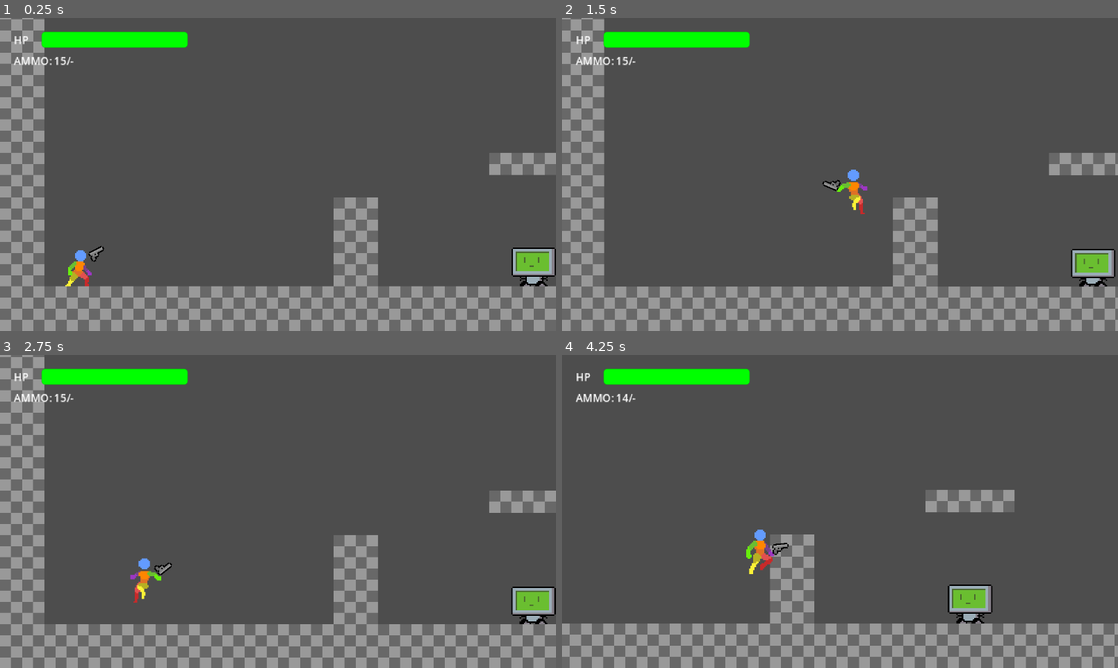
Above: before the commit, frames 1-4 (two rows, left to right).
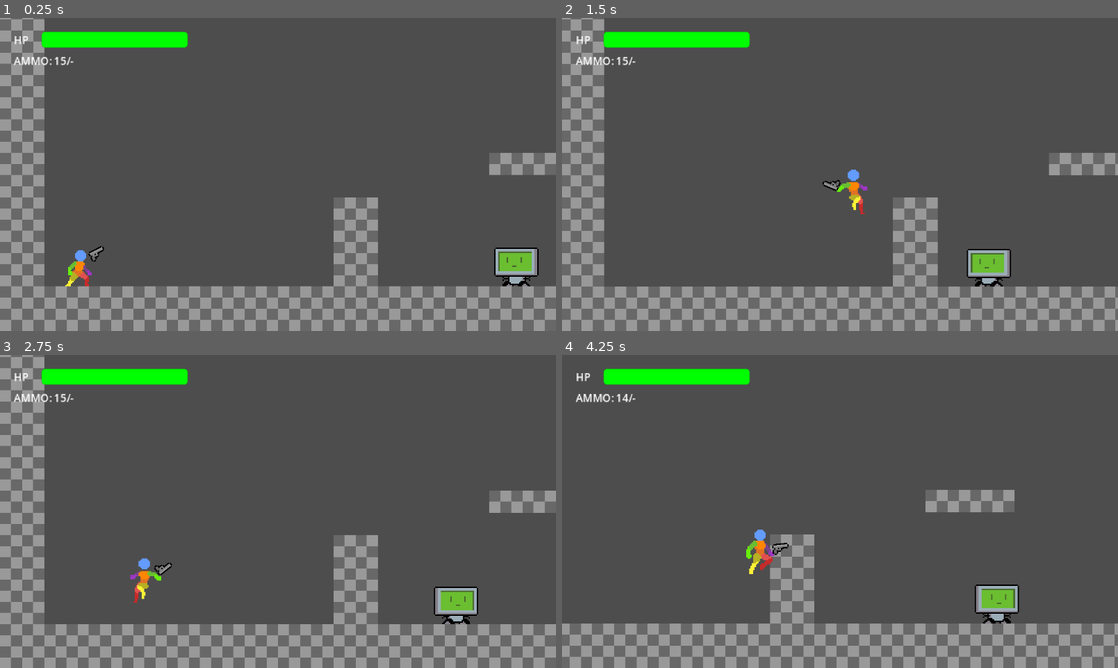
Above: after the commit, the same moments.

Repository: dragontheminerz45/trigger-chaos-zero
Game: Godot game, scene res://Worlds/world.tscn
Two runs of this game, one before a commit and one after it. Both use one fixed random seed, a clock stepped at 60 frames per second and the inputs below. The engine's default icon, where the game draws it, is replaced by a stand-in: a white triangle on a blue panel in a dark square.
Inputs (mouse positions are in pixels of both pictures, inside the frame that each line leads up to):
- Up to frame 1 (0.25 s): no input
- Up to frame 2 (1.5 s): move the mouse to (962, 158) at 0.52 s; hold D (right) from 0.53 s (still down); tap Shift (dash) at 0.6 s; tap Space (jump) at 0.77, 0.8, 1.07, 1.35 s; move the mouse to (728, 190) at 1.27 s
- Up to frame 3 (2.75 s): tap Space (jump) at 1.52, 1.82, 2.3 s; tap Shift (dash) at 1.55, 2.1 s; move the mouse to (333, 442) at 2.02 s; release D (right) at 2.03 s; hold A (left) from 2.03 s (still down)
- Up to frame 4 (4.25 s): move the mouse to (812, 574) at 2.77 s; release A (left) at 2.78 s; hold D (right) from 2.78 s (still down); click (812, 574) at 2.85 s; tap Space (jump) at 3.02, 3.32, 3.77, 3.8, 4.07 s; tap Shift (dash) at 3.05, 3.6 s; move the mouse to (1006, 558) at 3.52 s; tap R (reload) at 4.15 s

The runs differ from the first frame. In frame 1, 1.0% of the frame differs, in the area x 88-100%, y 73-86%; in frame 2, 1.7%, in the area x 72-100%, y 73-86%; in frame 3, 1.7%; in frame 4, 1.3%.

Commit message:
add some enemy logic

Diff:
--- /dev/null
+++ b/Components/enemy_movement_component.tscn
@@ -0,0 +1,11 @@
+[gd_scene load_steps=2 format=3 uid="uid://cf55dhe4edkff"]
+
+[ext_resource type="Script" uid="uid://tclsbcvfp2x7" path="res://Components/movement_component.gd" id="1_kyslj"]
+
+[node name="MovementComponent" type="Node" node_paths=PackedStringArray("actor", "sprite", "ray_cast_left", "ray_cast_right")]
+script = ExtResource("1_kyslj")
+actor = NodePath("")
+sprite = NodePath("")
+direction = Vector2(-1, 0)
+ray_cast_left = NodePath("")
+ray_cast_right = NodePath("")
--- /dev/null
+++ b/Components/health_component.gd
@@ -0,0 +1,17 @@
+class_name HealthComponent extends Node
+
+@export var max_health: int = 100
+var health: int
+
+signal dead
+signal health_changed(health_points: int)
+
+func _ready() -> void:
+	health = max_health
+
+func take_damage(damage: int) -> void:
+	health -= damage
+	health_changed.emit(health)
+	if health <= 0:
+		emit_signal("dead")
+		get_parent().queue_free()
--- /dev/null
+++ b/Components/health_component.tscn
@@ -0,0 +1,6 @@
+[gd_scene load_steps=2 format=3 uid="uid://byugb6qq4bpqt"]
+
+[ext_resource type="Script" uid="uid://c60q27ppff2dc" path="res://Components/health_component.gd" id="1_c2t11"]
+
+[node name="HealthComponent" type="Node"]
+script = ExtResource("1_c2t11")
--- /dev/null
+++ b/Components/movement_component.gd
@@ -0,0 +1,38 @@
+class_name EnemyMovementComponent extends Node
+
+@export var actor: CharacterBody2D
+@export var sprite: Node2D
+@export var stationary: bool = false
+
+@export var speed: int = 50
+@export var direction: Vector2 = Vector2.ZERO
+
+@export var movement_limit_toggle: bool = false
+@export var movement_limit: Vector2 = Vector2.ZERO
+
+@export var ray_cast_left: RayCast2D
+@export var ray_cast_right: RayCast2D
+@export var ray_cast_top: RayCast2D
+@export var ray_cast_bottom: RayCast2D
+
+var origin: Vector2
+
+func _ready() -> void:
+	origin = actor.position
+
+func _physics_process(delta: float) -> void:
+	if !stationary:
+		if (ray_cast_left and ray_cast_right) and (ray_cast_left.is_colliding() or ray_cast_right.is_colliding()):
+			direction.x *= -1
+		if (ray_cast_top and ray_cast_bottom) and (ray_cast_top.is_colliding() or ray_cast_bottom.is_colliding()):
+			direction.y *= -1
+		if movement_limit_toggle and (movement_limit.x < abs(origin.x - actor.position.x)):
+			direction.x *= -1
+		if movement_limit_toggle and (movement_limit.y < abs(origin.y - actor.position.y)):
+			direction.y *= -1
+
+		sprite.scale.x = sign(-direction.x)
+
+		actor.position.x += direction.x * speed * delta
+		actor.position.y += direction.y * speed * delta
+		actor.move_and_slide()
--- /dev/null
+++ b/Components/player_movement_component.gd
@@ -0,0 +1,84 @@
+class_name PlayerMovementComponent extends Node
+
+@export var actor: CharacterBody2D
+
+@export var max_speed = 120
+@export var acceleration = 1000
+@export var air_acceleration = 2000
+@export var friction = 1000
+@export var air_friction = 500
+@export var up_gravity = 500
+@export var down_gravity = 600
+@export var jump_height = 250
+@export var dash_speed = 300
+
+var dashing = false
+var can_dash = true
+
+@export var dash_timer: Timer
+@export var dash_again_timer: Timer
+@export var animated_sprite_2d: AnimatedSprite2D
+@export var rotation_offset: Node2D
+
+func _physics_process(delta: float) -> void:
+
+	var x_input = Input.get_axis("left", "right")
+
+	if Input.is_action_just_pressed("jump") and actor.is_on_floor():
+		actor.velocity.y = -jump_height
+
+	if Input.is_action_just_pressed("dash") and x_input and can_dash:
+		dashing = true
+		can_dash = false
+		dash_timer.start()
+		dash_again_timer.start()
+
+	if x_input:
+		if dashing:
+			actor.velocity.x = x_input * dash_speed
+		else:
+			accelerate_horizontally(x_input, delta)
+		animated_sprite_2d.scale.x = sign(x_input)
+		if rotation_offset:
+			rotation_offset.find_child("Gun").scale.y = sign(x_input)
+		animated_sprite_2d.play("run")
+	else:
+		apply_friction(delta)
+		animated_sprite_2d.play("idle")
+
+	apply_gravity(delta)
+	if not actor.is_on_floor():
+		if actor.velocity.y < -50:
+			animated_sprite_2d.play("jump_up")
+		elif actor.velocity.y >= -50 and actor.velocity.y <= 50:
+			animated_sprite_2d.play("jump_max")
+		elif actor.velocity.y > 50:
+			animated_sprite_2d.play("jump_down")
+
+	actor.move_and_slide()
+
+	if rotation_offset:
+		rotation_offset.rotation = lerp_angle(rotation_offset.rotation, ( actor.get_global_mouse_position() - actor.global_position).angle(), 10*delta )
+
+func accelerate_horizontally(h_direction: float, delta: float) -> void:
+	var acceleration_amt = acceleration
+	if not actor.is_on_floor(): acceleration_amt = air_acceleration
+	actor.velocity.x = move_toward(actor.velocity.x, max_speed * h_direction, acceleration_amt * delta)
+
+func apply_friction(delta) -> void:
+	var friction_amt = friction
+	if not actor.is_on_floor(): friction_amt = air_friction
+	actor.velocity.x = move_toward(actor.velocity.x, 0.0, friction_amt * delta)
+
+func apply_gravity(delta) -> void:
+	if not actor.is_on_floor():
+		if actor.velocity.y <= 0 :
+			actor.velocity.y += up_gravity * delta
+		else:
+			actor.velocity.y += down_gravity * delta
+
+func _on_dash_timer_timeout() -> void:
+	dashing = false
+
+func _on_dash_again_timer_timeout() -> void:
+	can_dash = true
--- /dev/null
+++ b/Components/player_movement_component.tscn
@@ -0,0 +1,6 @@
+[gd_scene load_steps=2 format=3 uid="uid://cgmeua7bvycdv"]
+
+[ext_resource type="Script" uid="uid://ch86ymx1v6mqe" path="res://Components/player_movement_component.gd" id="1_xwp5r"]
+
+[node name="MovementComponent" type="Node"]
+script = ExtResource("1_xwp5r")
--- a/Scenes/bullet.tscn
+++ b/Scenes/bullet.tscn
@@ -33,7 +33,6 @@
 collision_layer = 0
 collision_mask = 16
 script = ExtResource("3_ycag2")
-damage = 10.0
 metadata/_custom_type_script = "uid://biwl5kl2flbi0"
 
 [node name="CollisionShape2D" type="CollisionShape2D" parent="Hitbox"]
--- a/Scenes/enemy-1.tscn
+++ b/Scenes/enemy-1.tscn
@@ -1,8 +1,9 @@
-[gd_scene load_steps=15 format=3 uid="uid://cglxs22nc8gkl"]
+[gd_scene load_steps=16 format=3 uid="uid://cglxs22nc8gkl"]
 
 [ext_resource type="PackedScene" uid="uid://cunke6kopf13v" path="res://Scenes/enemy.tscn" id="1_lssre"]
 [ext_resource type="Shader" uid="uid://cajlvtynsowby" path="res://Materials/effects_material.gdshader" id="2_wlnc2"]
 [ext_resource type="Texture2D" uid="uid://084qx7s5gcpe" path="res://Sprites/enemy_1.png" id="3_hmo6u"]
+[ext_resource type="PackedScene" uid="uid://cf55dhe4edkff" path="res://Components/enemy_movement_component.tscn" id="4_qp3ye"]
 
 [sub_resource type="ShaderMaterial" id="ShaderMaterial_arec4"]
 resource_local_to_scene = true
@@ -87,3 +88,20 @@
 [node name="CollisionShape2D" parent="Hitbox" index="0"]
 position = Vector2(0, -12.5)
 shape = SubResource("RectangleShape2D_xfaib")
+
+[node name="HealthComponent" parent="." index="5"]
+max_health = 50
+
+[node name="EnemyMovementComponent" parent="." index="6" node_paths=PackedStringArray("actor", "sprite", "ray_cast_left", "ray_cast_right") instance=ExtResource("4_qp3ye")]
+actor = NodePath("..")
+sprite = NodePath("../AnimatedSprite2D")
+ray_cast_left = NodePath("../RayCastLeft")
+ray_cast_right = NodePath("../RayCastRight")
+
+[node name="RayCastLeft" type="RayCast2D" parent="." index="7"]
+position = Vector2(0, -13)
+target_position = Vector2(-16, 0)
+
+[node name="RayCastRight" type="RayCast2D" parent="." index="8"]
+position = Vector2(0, -13)
+target_position = Vector2(16, 0)
--- a/Scenes/enemy-2.tscn
+++ b/Scenes/enemy-2.tscn
@@ -1,7 +1,8 @@
-[gd_scene load_steps=15 format=3 uid="uid://ct8wsqkpd0f7d"]
+[gd_scene load_steps=16 format=3 uid="uid://ct8wsqkpd0f7d"]
 
 [ext_resource type="PackedScene" uid="uid://cunke6kopf13v" path="res://Scenes/enemy.tscn" id="1_pc02i"]
 [ext_resource type="Shader" uid="uid://cajlvtynsowby" path="res://Materials/effects_material.gdshader" id="2_ig5ou"]
+[ext_resource type="PackedScene" uid="uid://cf55dhe4edkff" path="res://Components/enemy_movement_component.tscn" id="4_ig5ou"]
 [ext_resource type="Texture2D" uid="uid://vbtfxqbqhp8w" path="res://Sprites/enemy_2.png" id="4_sup4l"]
 
 [sub_resource type="ShaderMaterial" id="ShaderMaterial_slcnj"]
@@ -87,3 +88,14 @@
 [node name="CollisionShape2D" parent="Hitbox" index="0"]
 position = Vector2(0, -9)
 shape = SubResource("RectangleShape2D_c6koq")
+
+[node name="HealthComponent" parent="." index="5"]
+max_health = 30
+
+[node name="MovementComponent" parent="." index="6" node_paths=PackedStringArray("actor", "sprite") instance=ExtResource("4_ig5ou")]
+actor = NodePath("..")
+sprite = NodePath("../AnimatedSprite2D")
+speed = 100
+direction = Vector2(-1, 0.5)
+movement_limit_toggle = true
+movement_limit = Vector2(100, 25)
--- a/Scenes/enemy-3.tscn
+++ b/Scenes/enemy-3.tscn
@@ -100,3 +100,6 @@
 [node name="CollisionShape2D" parent="Hitbox" index="0"]
 position = Vector2(0, -17)
 shape = SubResource("RectangleShape2D_efw74")
+
+[node name="HealthComponent" parent="." index="6"]
+max_health = 40
--- a/Scenes/enemy.tscn
+++ b/Scenes/enemy.tscn
@@ -1,15 +1,10 @@
-[gd_scene load_steps=10 format=3 uid="uid://cunke6kopf13v"]
+[gd_scene load_steps=9 format=3 uid="uid://cunke6kopf13v"]
 
 [ext_resource type="Script" uid="uid://521ucdqin6o8" path="res://Scripts/enemy.gd" id="1_1f0kj"]
-[ext_resource type="Script" uid="uid://ca8ippthsnrnx" path="res://Resources/stats.gd" id="2_0830c"]
 [ext_resource type="Script" uid="uid://hjcul83e4hj" path="res://Scripts/hurtbox.gd" id="3_afpow"]
 [ext_resource type="Material" uid="uid://ddlmyt3fnwd0" path="res://Materials/effects_material.tres" id="3_ghaa6"]
 [ext_resource type="Script" uid="uid://biwl5kl2flbi0" path="res://Scripts/hitbox.gd" id="4_287tu"]
-
-[sub_resource type="Resource" id="Resource_0830c"]
-script = ExtResource("2_0830c")
-health = 50
-metadata/_custom_type_script = "uid://ca8ippthsnrnx"
+[ext_resource type="PackedScene" uid="uid://byugb6qq4bpqt" path="res://Components/health_component.tscn" id="5_0830c"]
 
 [sub_resource type="Animation" id="Animation_1dp5w"]
 length = 0.001
@@ -48,10 +43,9 @@
 &"hit_flash": SubResource("Animation_ghaa6")
 }
 
-[node name="Enemy-1" type="CharacterBody2D"]
+[node name="Enemy" type="CharacterBody2D"]
 collision_layer = 4
 script = ExtResource("1_1f0kj")
-stats = SubResource("Resource_0830c")
 
 [node name="AnimatedSprite2D" type="AnimatedSprite2D" parent="."]
 material = ExtResource("3_ghaa6")
@@ -59,10 +53,11 @@
 
 [node name="CollisionShape2D" type="CollisionShape2D" parent="."]
 
-[node name="Hurtbox" type="Area2D" parent="."]
+[node name="Hurtbox" type="Area2D" parent="." node_paths=PackedStringArray("health_component")]
 collision_layer = 16
 collision_mask = 0
 script = ExtResource("3_afpow")
+health_component = NodePath("../HealthComponent")
 metadata/_custom_type_script = "uid://hjcul83e4hj"
 
 [node name="CollisionShape2D" type="CollisionShape2D" parent="Hurtbox"]
@@ -72,7 +67,6 @@
 collision_layer = 0
 collision_mask = 8
 script = ExtResource("4_287tu")
-damage = 20.0
 metadata/_custom_type_script = "uid://biwl5kl2flbi0"
 
 [node name="CollisionShape2D" type="CollisionShape2D" parent="Hitbox"]
@@ -83,3 +77,5 @@
 libraries = {
 &"": SubResource("AnimationLibrary_auwsv")
 }
+
+[node name="HealthComponent" parent="." instance=ExtResource("5_0830c")]
--- a/Scenes/gun.tscn
+++ b/Scenes/gun.tscn
@@ -2,21 +2,6 @@
 
 [ext_resource type="Texture2D" uid="uid://bpimv4gm05nqh" path="res://Sprites/proto_pistol.png" id="1_nxj5y"]
 [ext_resource type="Script" uid="uid://c44n6wxalptgw" path="res://Scripts/gun.gd" id="1_oqrbh"]
-
-[sub_resource type="Animation" id="Animation_oqrbh"]
-resource_name = "reload"
-tracks/0/type = "value"
-tracks/0/imported = false
-tracks/0/enabled = true
-tracks/0/path = NodePath("Sprite2D:rotation")
-tracks/0/interp = 1
-tracks/0/loop_wrap = true
-tracks/0/keys = {
-"times": PackedFloat32Array(0, 1),
-"transitions": PackedFloat32Array(-2, -2),
-"update": 0,
-"values": [0.0, 6.28319]
-}
 
 [sub_resource type="Animation" id="Animation_t6ynv"]
 length = 0.001
@@ -55,6 +40,21 @@
 "transitions": PackedFloat32Array(1),
 "update": 0,
 "values": [Vector2(0, 0)]
+}
+
+[sub_resource type="Animation" id="Animation_oqrbh"]
+resource_name = "reload"
+tracks/0/type = "value"
+tracks/0/imported = false
+tracks/0/enabled = true
+tracks/0/path = NodePath("Sprite2D:rotation")
+tracks/0/interp = 1
+tracks/0/loop_wrap = true
+tracks/0/keys = {
+"times": PackedFloat32Array(0, 1),
+"transitions": PackedFloat32Array(-2, -2),
+"update": 0,
+"values": [0.0, 6.28319]
 }
 
 [sub_resource type="Animation" id="Animation_k4teu"]
--- a/Scenes/player.tscn
+++ b/Scenes/player.tscn
@@ -7,6 +7,8 @@
 [ext_resource type="Texture2D" uid="uid://cdojmoftbnc0g" path="res://Sprites/player_jump.png" id="3_vgqql"]
 [ext_resource type="PackedScene" uid="uid://dfb4uw5hggcxf" path="res://Scenes/gun.tscn" id="5_fkybt"]
 [ext_resource type="Script" uid="uid://hjcul83e4hj" path="res://Scripts/hurtbox.gd" id="7_3smsa"]
+[ext_resource type="PackedScene" uid="uid://byugb6qq4bpqt" path="res://Components/health_component.tscn" id="8_8erm5"]
+[ext_resource type="PackedScene" uid="uid://cgmeua7bvycdv" path="res://Components/player_movement_component.tscn" id="9_f1ek2"]
 
 [sub_resource type="AtlasTexture" id="AtlasTexture_cvnsp"]
 atlas = ExtResource("2_cvnsp")
@@ -230,7 +232,6 @@
 z_index = 20
 collision_layer = 2
 script = ExtResource("1_cvnsp")
-metadata/_edit_group_ = true
 
 [node name="AnimatedSprite2D" type="AnimatedSprite2D" parent="."]
 material = ExtResource("2_3smsa")
@@ -248,15 +249,11 @@
 [node name="Gun" parent="RotationOffset" instance=ExtResource("5_fkybt")]
 position = Vector2(16, 0)
 
-[node name="DashTimer" type="Timer" parent="."]
-wait_time = 0.2
-
-[node name="DashAgainTimer" type="Timer" parent="."]
-
-[node name="Hurtbox" type="Area2D" parent="."]
+[node name="Hurtbox" type="Area2D" parent="." node_paths=PackedStringArray("health_component")]
 collision_layer = 8
 collision_mask = 0
 script = ExtResource("7_3smsa")
+health_component = NodePath("../HealthComponent")
 metadata/_custom_type_script = "uid://hjcul83e4hj"
 
 [node name="CollisionShape2D" type="CollisionShape2D" parent="Hurtbox"]
@@ -264,16 +261,30 @@
 shape = SubResource("RectangleShape2D_8erm5")
 debug_color = Color(1, 0, 0, 0.419608)
 
+[node name="AnimationPlayer" type="AnimationPlayer" parent="."]
+libraries = {
+&"": SubResource("AnimationLibrary_tx1dd")
+}
+
+[node name="HealthComponent" parent="." instance=ExtResource("8_8erm5")]
+
+[node name="PlayerMovementComponent" parent="." node_paths=PackedStringArray("actor", "dash_timer", "dash_again_timer", "animated_sprite_2d", "rotation_offset") instance=ExtResource("9_f1ek2")]
+actor = NodePath("..")
+dash_timer = NodePath("../DashTimer")
+dash_again_timer = NodePath("../DashAgainTimer")
+animated_sprite_2d = NodePath("../AnimatedSprite2D")
+rotation_offset = NodePath("../RotationOffset")
+
+[node name="DashTimer" type="Timer" parent="."]
+wait_time = 0.2
+
+[node name="DashAgainTimer" type="Timer" parent="."]
+
 [node name="InvicibilityTimer" type="Timer" parent="."]
 wait_time = 0.5
 one_shot = true
 
-[node name="AnimationPlayer" type="AnimationPlayer" parent="."]
-libraries = {
-&"": SubResource("AnimationLibrary_tx1dd")
-}
-
-[connection signal="timeout" from="DashTimer" to="." method="_on_dash_timer_timeout"]
-[connection signal="timeout" from="DashAgainTimer" to="." method="_on_dash_again_timer_timeout"]
 [connection signal="hurt" from="Hurtbox" to="." method="_on_hurtbox_hurt"]
+[connection signal="timeout" from="DashTimer" to="PlayerMovementComponent" method="_on_dash_timer_timeout"]
+[connection signal="timeout" from="DashAgainTimer" to="PlayerMovementComponent" method="_on_dash_again_timer_timeout"]
 [connection signal="timeout" from="InvicibilityTimer" to="." method="_on_invicibility_timer_timeout"]
--- a/Scripts/enemy.gd
+++ b/Scripts/enemy.gd
@@ -1,10 +1,4 @@
 extends CharacterBody2D
-
-@export var stats: Stats :
-	set(value):
-		stats = value
-		if value is not Stats: return
-		stats = stats.duplicate()
 
 @onready var hurtbox: Hurtbox = $Hurtbox
 @onready var animation_player: AnimationPlayer = $AnimationPlayer
@@ -12,15 +6,8 @@
 
 @onready var shaker = Shaker.new(animated_sprite_2d)
 
-signal defeated()
-
 func _ready() -> void:
-	hurtbox.hurt.connect(func(other_hitbox: Hitbox):
-		stats.health -= other_hitbox.damage
+	hurtbox.hurt.connect(func(_other_hitbox: Hitbox):
 		animation_player.play("hit_flash")
 		shaker.shake(2, 0.2)
 	)
-	stats.no_health.connect(func():
-		defeated.emit()
-		queue_free()
-	)
--- a/Scripts/health_bar.gd
+++ b/Scripts/health_bar.gd
@@ -1,5 +1,8 @@
 extends ProgressBar
 
+@export var player: CharacterBody2D
 
-func _on_player_health_change(health_points: int) -> void:
-	value = health_points
+func _ready() -> void:
+	player.find_child("HealthComponent").health_changed.connect(func(health):
+		value = health
+		)
--- a/Scripts/hitbox.gd
+++ b/Scripts/hitbox.gd
@@ -1,6 +1,6 @@
 class_name Hitbox extends Area2D
 
-@export var damage := 1.0
+@export var damage: int = 10
 
 func _ready() -> void:
 	area_entered.connect(_on_area_entered)
--- a/Scripts/hurtbox.gd
+++ b/Scripts/hurtbox.gd
@@ -1,5 +1,6 @@
 class_name Hurtbox extends Area2D
 
+@export var health_component: HealthComponent
 var is_invincible := false
 
 signal hurt(other_hitbox: Hitbox)
@@ -7,3 +8,5 @@
 func take_hit(other_hitbox: Hitbox) -> void:
 	if is_invincible: return
 	hurt.emit(other_hitbox)
+	if health_component and health_component.has_method("take_damage"):
+		health_component.take_damage(other_hitbox.damage)
--- a/Scripts/player.gd
+++ b/Scripts/player.gd
@@ -1,28 +1,5 @@
 extends CharacterBody2D
-
-signal game_over
-signal health_change(health_points: int)
-
-@export var max_speed = 120
-@export var acceleration = 1000
-@export var air_acceleration = 2000
-@export var friction = 1000
-@export var air_friction = 500
-@export var up_gravity = 500
-@export var down_gravity = 600
-@export var jump_height = 250
-@export var dash_speed = 300
-
-@export var health_points = 100
-
-var dashing = false
-var can_dash = true
-
 @onready var animated_sprite_2d: AnimatedSprite2D = $AnimatedSprite2D
-@onready var rotation_offset: Node2D = $RotationOffset
-@onready var dash_timer: Timer = $DashTimer
-@onready var dash_again_timer: Timer = $DashAgainTimer
-@onready var gun: Node2D = $RotationOffset/Gun
 
 @onready var invicibility_timer: Timer = $InvicibilityTimer
 @onready var hurtbox: Hurtbox = $Hurtbox
@@ -32,78 +9,11 @@
 func _ready() -> void:
 	add_to_group("player")
 
-func _physics_process(delta: float) -> void:
-
-	var x_input = Input.get_axis("left", "right")
-
-	if Input.is_action_just_pressed("jump") and is_on_floor():
-		velocity.y = -jump_height
-
-	if Input.is_action_just_pressed("dash") and x_input and can_dash:
-		dashing = true
-		can_dash = false
-		dash_timer.start()
-		dash_again_timer.start()
-
-	if x_input:
-		if dashing:
-			velocity.x = x_input * dash_speed
-		else:
-			accelerate_horizontally(x_input, delta)
-		animated_sprite_2d.scale.x = sign(x_input)
-		gun.scale.y = sign(x_input)
-		animated_sprite_2d.play("run")
-	else:
-		apply_friction(delta)
-		animated_sprite_2d.play("idle")
-
-	apply_gravity(delta)
-	if not is_on_floor():
-		if velocity.y < -50:
-			animated_sprite_2d.play("jump_up")
-		elif velocity.y >= -50 and velocity.y <= 50:
-			animated_sprite_2d.play("jump_max")
-		elif velocity.y > 50:
-			animated_sprite_2d.play("jump_down")
-
-	move_and_slide()
-
-	rotation_offset.rotation = lerp_angle(rotation_offset.rotation, ( get_global_mouse_position() - global_position).angle(), 10*delta )
-
-func accelerate_horizontally(h_direction: float, delta: float) -> void:
-	var acceleration_amt = acceleration
-	if not is_on_floor(): acceleration_amt = air_acceleration
-	velocity.x = move_toward(velocity.x, max_speed * h_direction, acceleration_amt * delta)
-
-func apply_friction(delta) -> void:
-	var friction_amt = friction
-	if not is_on_floor(): friction_amt = air_friction
-	velocity.x = move_toward(velocity.x, 0.0, friction_amt * delta)
-
-func apply_gravity(delta) -> void:
-	if not is_on_floor():
-		if velocity.y <= 0 :
-			velocity.y += up_gravity * delta
-		else:
-			velocity.y += down_gravity * delta
-
-func _on_dash_timer_timeout() -> void:
-	dashing = false
-
-func _on_dash_again_timer_timeout() -> void:
-	can_dash = true
-
-func _on_hurtbox_hurt(other_hitbox: Hitbox) -> void:
+func _on_hurtbox_hurt(_other_hitbox: Hitbox) -> void:
 	hurtbox.is_invincible = true
 	shaker.shake(2, 0.5)
 	animation_player.play("hit_flash")
 	invicibility_timer.start()
-	health_points -= other_hitbox.damage
-	health_change.emit(health_points)
-	if health_points <= 0:
-		print("u are ded")
-		emit_signal("game_over")
-		queue_free()
 
 func _on_invicibility_timer_timeout() -> void:
 	hurtbox.is_invincible = false
--- a/Worlds/world.tscn
+++ b/Worlds/world.tscn
@@ -11,6 +11,7 @@
 [ext_resource type="PackedScene" uid="uid://ct8wsqkpd0f7d" path="res://Scenes/enemy-2.tscn" id="9_25de1"]
 [ext_resource type="Script" uid="uid://biwl5kl2flbi0" path="res://Scripts/hitbox.gd" id="10_4qppp"]
 [ext_resource type="PackedScene" uid="uid://b11s0rec7hpc5" path="res://Scenes/enemy-3.tscn" id="12_5n3ns"]
+[ext_resource type="Shader" uid="uid://cajlvtynsowby" path="res://Materials/effects_material.gdshader" id="12_25de1"]
 
 [sub_resource type="StyleBoxFlat" id="StyleBoxFlat_7rtbg"]
 bg_color = Color(0, 0, 0, 0.513726)
@@ -47,12 +48,18 @@
 
 [sub_resource type="WorldBoundaryShape2D" id="WorldBoundaryShape2D_4qppp"]
 
+[sub_resource type="ShaderMaterial" id="ShaderMaterial_5n3ns"]
+resource_local_to_scene = true
+shader = ExtResource("12_25de1")
+shader_parameter/flash_enabled = false
+shader_parameter/flash_color = Color(1, 1, 1, 1)
+
 [node name="world1" type="Node2D"]
 script = ExtResource("1_07imi")
 
 [node name="CanvasLayer" type="CanvasLayer" parent="."]
 
-[node name="HealthBar" type="ProgressBar" parent="CanvasLayer"]
+[node name="HealthBar" type="ProgressBar" parent="CanvasLayer" node_paths=PackedStringArray("player")]
 offset_left = 24.0
 offset_top = 8.0
 offset_right = 108.0
@@ -62,6 +69,7 @@
 value = 100.0
 show_percentage = false
 script = ExtResource("4_fuoa0")
+player = NodePath("../../Player")
 
 [node name="Label" type="Label" parent="CanvasLayer"]
 offset_left = 8.0
@@ -168,7 +176,7 @@
 collision_layer = 0
 collision_mask = 8
 script = ExtResource("10_4qppp")
-damage = 99999.0
+damage = 1000000
 metadata/_custom_type_script = "uid://biwl5kl2flbi0"
 
 [node name="CollisionShape2D" type="CollisionShape2D" parent="Killzone"]
@@ -181,15 +189,21 @@
 position = Vector2(736, 160)
 
 [node name="Enemy-3" parent="." instance=ExtResource("9_25de1")]
-position = Vector2(1056, 32)
+position = Vector2(1056, 0)
 
 [node name="Enemy-4" parent="." instance=ExtResource("12_5n3ns")]
 position = Vector2(672, 0)
 
 [node name="Boss" parent="." instance=ExtResource("3_fuoa0")]
-position = Vector2(1520, 128)
+position = Vector2(1520, 126)
 scale = Vector2(2.5, 2.5)
 
-[connection signal="health_change" from="Player" to="CanvasLayer/HealthBar" method="_on_player_health_change"]
+[node name="AnimatedSprite2D" parent="Boss" index="0"]
+material = SubResource("ShaderMaterial_5n3ns")
+
+[node name="EnemyMovementComponent" parent="Boss" index="6"]
+stationary = true
+
 [connection signal="body_entered" from="BossArea" to="." method="_on_boss_area_body_entered"]
-[connection signal="defeated" from="Boss" to="." method="_on_boss_defeated"]
+
+[editable path="Boss"]
--- a/Worlds/world1.gd
+++ b/Worlds/world1.gd
@@ -2,6 +2,9 @@
 
 @onready var gates: Node = $Gates
 @onready var boss: CharacterBody2D = $Boss
+
+func _ready() -> void:
+	boss.find_child("HealthComponent").dead.connect(_on_boss_dead)
 
 func _on_boss_area_body_entered(body: Node2D) -> void:
 	if body.is_in_group("player") and boss:
@@ -10,7 +13,7 @@
 			gate.visible = true
 			gate.get_child(0).set_deferred("disabled", false)
 
-func _on_boss_defeated() -> void:
+func _on_boss_dead() -> void:
 	for gate in gates.get_children():
 		if gate is not StaticBody2D: return
 		gate.visible = false
Not shown, added: Components/health_component.gd.uid
Not shown, added: Components/movement_component.gd.uid
Not shown, added: Components/player_movement_component.gd.uid
Not shown: 1 places in Scenes/player.tscn that only renumber resources
Not shown, changed: Sprites/Greybox.png.import
Not shown, changed: Sprites/player_idle.png.import
Not shown, changed: Sprites/player_jump.png.import
Not shown, changed: Sprites/player_run.png.import
Not shown, changed: Sprites/proto_pistol.png.import
Not shown: 1 places in Worlds/world.tscn that only renumber resources
Not shown, changed: icon.svg.import
Not shown, added: Scenes/player.tscn8081313340.tmp
(and 4 more such lines)
